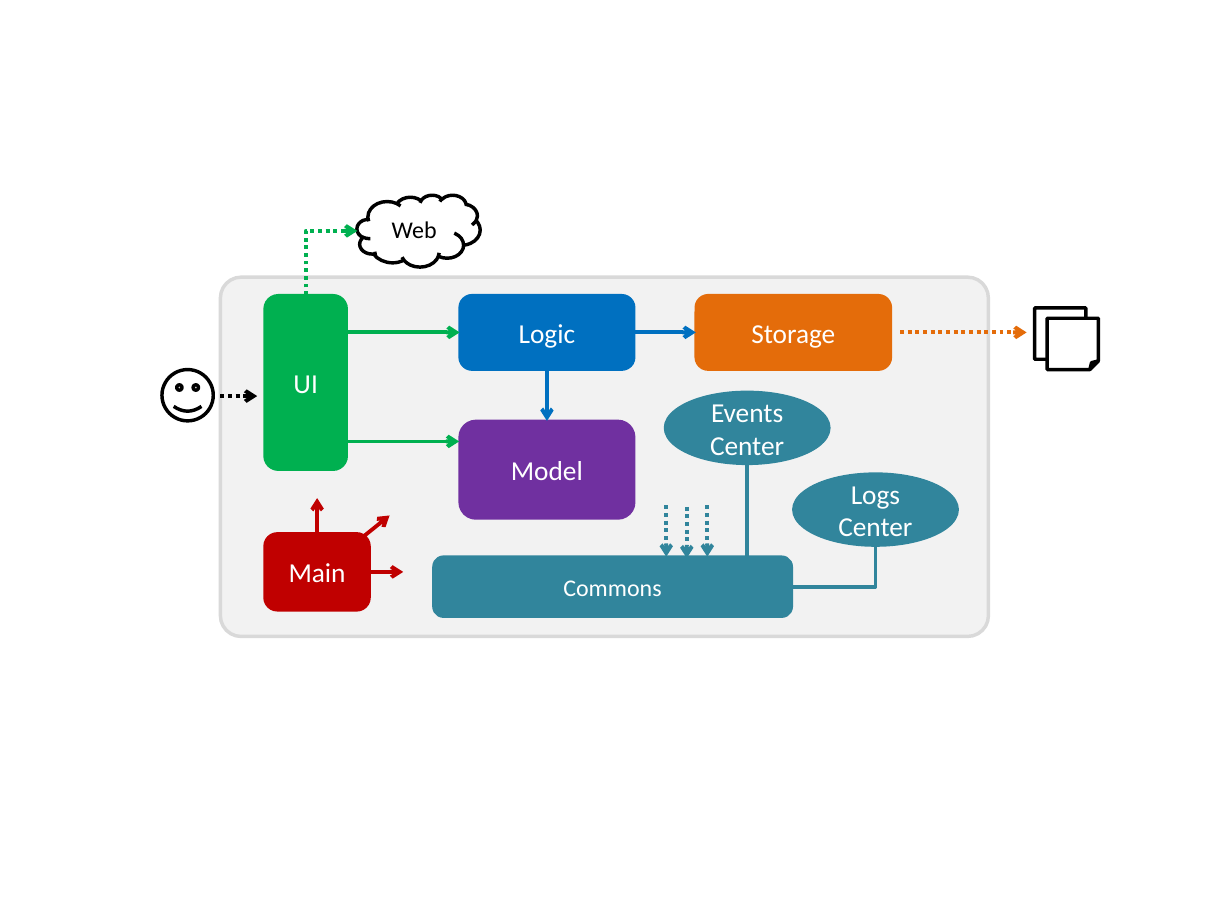
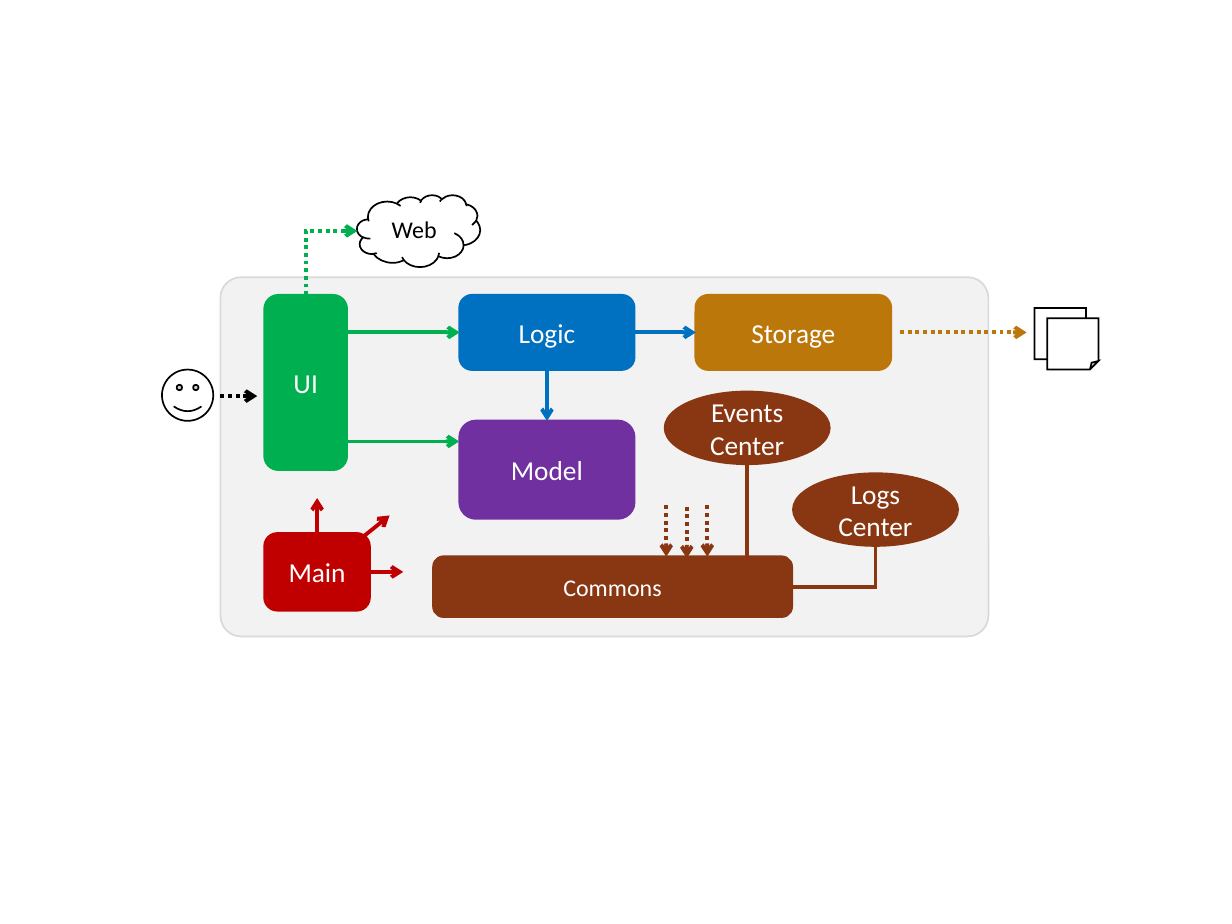
Before and after one commit to nus-cs2103-AY1617S1/addressbook-level4, a slide deck: slide 2 of docs/diagrams/Diagrams.pptx. Drawn at 1232x924 pixels with LibreOffice and Linux fonts; fonts in the diff are those of the drawing. Boxes give left, top, right and bottom in pixels: in the first picture for what was removed or moved away, otherwise in the second. Text is boxed around its words. In the diff, an @@ line names an element or a change of style, - is before the commit and + after.

```diff
--- a/docs/diagrams/Diagrams.pptx
+++ b/docs/diagrams/Diagrams.pptx
@@ cloud "Web" at [357,195,480,266]: outline #000000 2 pt to #000000 1 pt @@
@@ rounded rectangle at [221,277,988,637]: outline #D9D9D9 2 pt to #D9D9D9 1 pt @@
@@ rounded rectangle "Storage" at [696,296,891,370]: fill #E46C0A to #BC770B; outline #E46C0A 1.5 pt to #BC770B 1.5 pt @@
@@ folded corner at [1047,318,1099,370]: outline #000000 2 pt to #000000 1 pt @@
@@ arrow (901, 333) - (1026, 333): stroke #E46C0A 2.25 pt dashed to #BC770B 2.25 pt dashed @@
@@ elbow line (747, 464) - (747, 558): stroke #31859C 2.25 pt to #893713 2.25 pt @@
@@ fill #31859C to #893713; outline #31859C 1.5 pt to #893713 1.5 pt in 3 elements at [434,557,792,617], [665,392,829,463], [793,473,957,545] @@
@@ arrow (667, 505) - (667, 557): stroke #31859C 2.25 pt dashed to #893713 2.25 pt dashed @@
@@ arrow (686, 506) - (686, 558): stroke #31859C 2.25 pt dashed to #893713 2.25 pt dashed @@
@@ arrow (707, 505) - (707, 557): stroke #31859C 2.25 pt dashed to #893713 2.25 pt dashed @@
@@ elbow line (876, 546) - (792, 586): stroke #31859C 2.25 pt to #893713 2.25 pt @@
```
Also in this commit, not shown: 7 other slides changed, 1 slide added, 20 other files.
